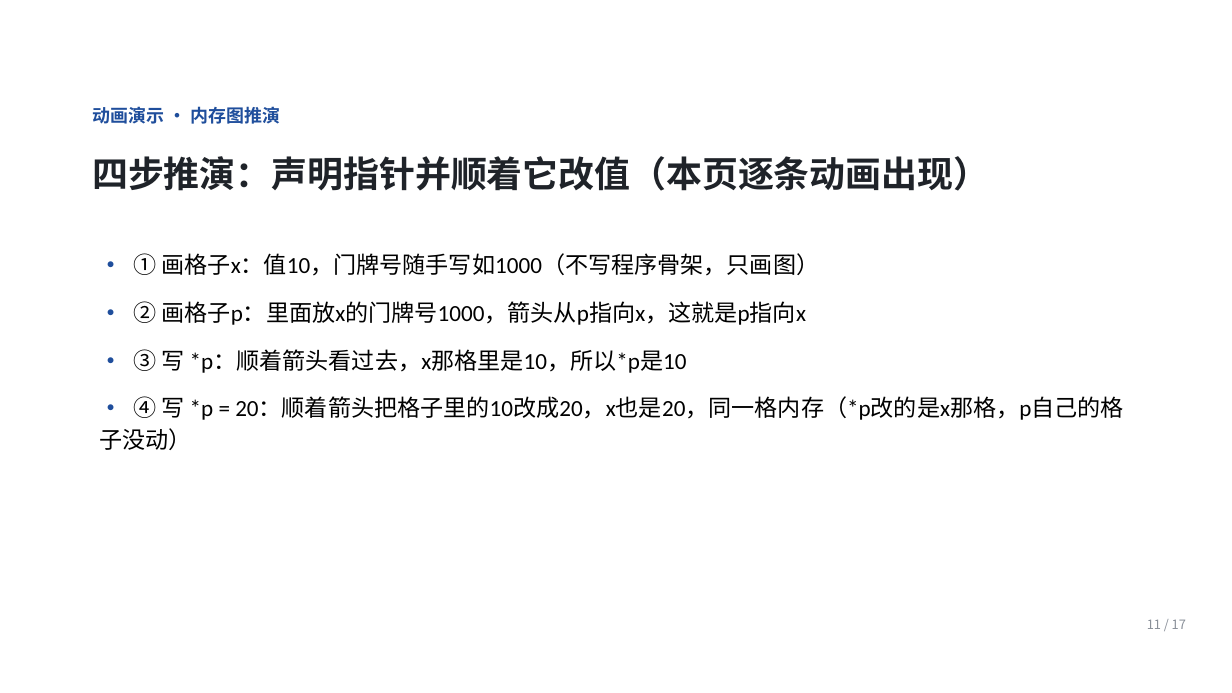
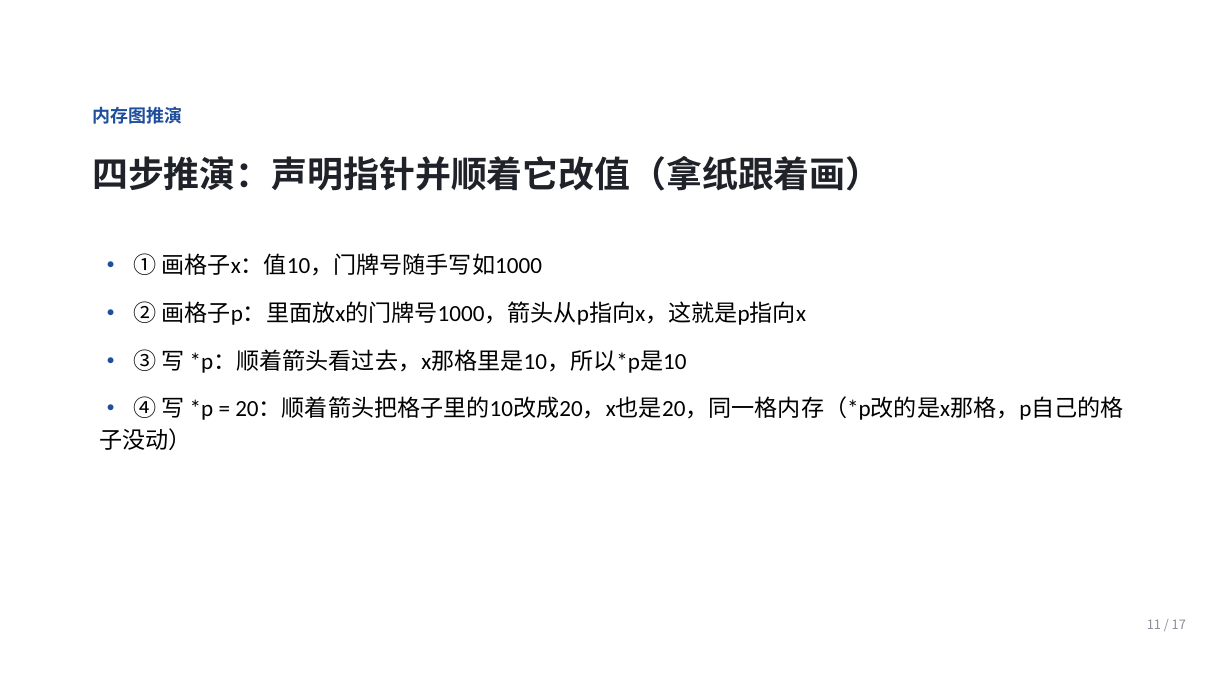
Before and after one commit to Ctrl1CandV/SpecialtyCourses, a slide deck: slide 11 of 课件/C1/C1-B-01/C1-B-01.pptx. Drawn at 1232x693 pixels with LibreOffice and Linux fonts; fonts in the diff are those of the drawing; background and template pictures are left out. Boxes give left, top, right and bottom in pixels: in the first picture for what was removed or moved away, otherwise in the second. Text is boxed around its words. In the diff, an @@ line names an element or a change of style, - is before the commit and + after.

```diff
--- a/课件/C1/C1-B-01/C1-B-01.pptx
+++ b/课件/C1/C1-B-01/C1-B-01.pptx
@@ text at [92, 106, 182, 124]: text changed @@
-动画演示 · 内存图推演
+内存图推演
@@ text at [92, 156, 881, 191]: text changed @@
-四步推演：声明指针并顺着它改值（本页逐条动画出现）
+四步推演：声明指针并顺着它改值（拿纸跟着画）
@@ text at [133, 253, 541, 276]: text changed @@
-• ① 画格子x：值10，门牌号随手写如1000（不写程序骨架，只画图）
+• ① 画格子x：值10，门牌号随手写如1000
```
Also in this commit, not shown: 17 other files.
